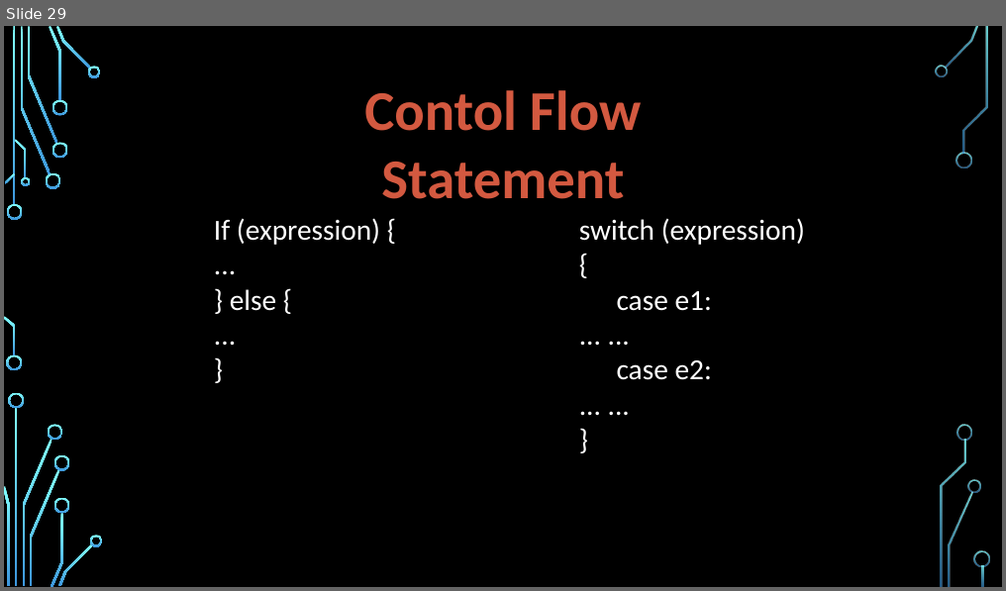
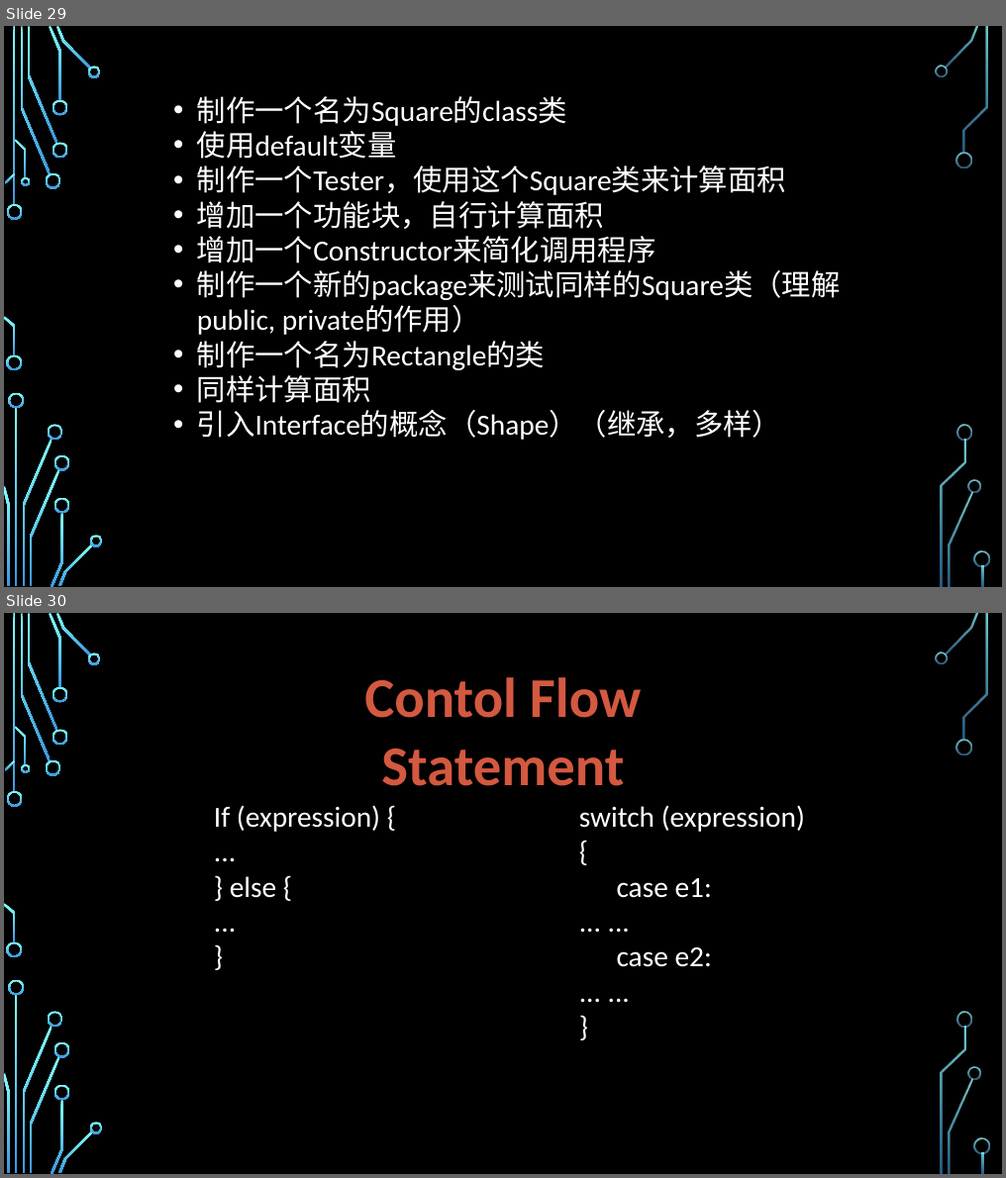
Before and after one commit to jwang-wft/huaxia, a slide deck: doc/Introduction Java.pptx. Shown one above the other, each under a label of ours: slide 29 before the commit, slides 29 and 30 after it. The pictures are 1006x591 and 1006x1178 pixels, drawn with LibreOffice and Linux fonts; fonts in the diff are those of the drawing; background and template pictures are left out. Boxes give left, top, right and bottom in pixels: in the first picture for what was removed or moved away, otherwise in the second. Text is boxed around its words. In the diff, an @@ line names an element or a change of style, - is before the commit and + after.

```diff
--- a/doc/Introduction Java.pptx
+++ b/doc/Introduction Java.pptx
@@ slide 29 added at (x1=4, y1=26, x2=1002, y2=587), background picture (left out); not listed: 36 template elements that a slide beside it also shows @@
@@ text added at (x1=197, y1=96, x2=841, y2=440), 28 pt, text #FFFFFF @@
+• 制作一个名为Square的class类
+• 使用default变量
+• 制作一个Tester，使用这个Square类来计算面积
+• 增加一个功能块，自行计算面积
+• 增加一个Constructor来简化调用程序
+• 制作一个新的package来测试同样的Square类（理解public, private的作用）
+• 制作一个名为Rectangle的类
+• 同样计算面积
+• 引入Interface的概念（Shape）（继承，多样）
@@ what was slide 29 is now slide 30 @@
```
Also in this commit, not shown: 3 other files.
